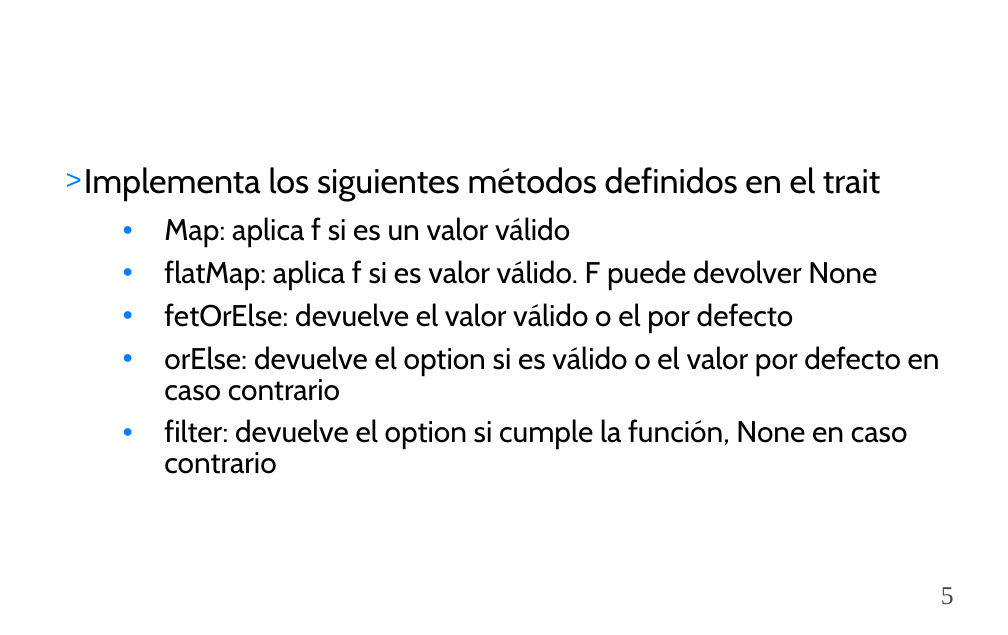
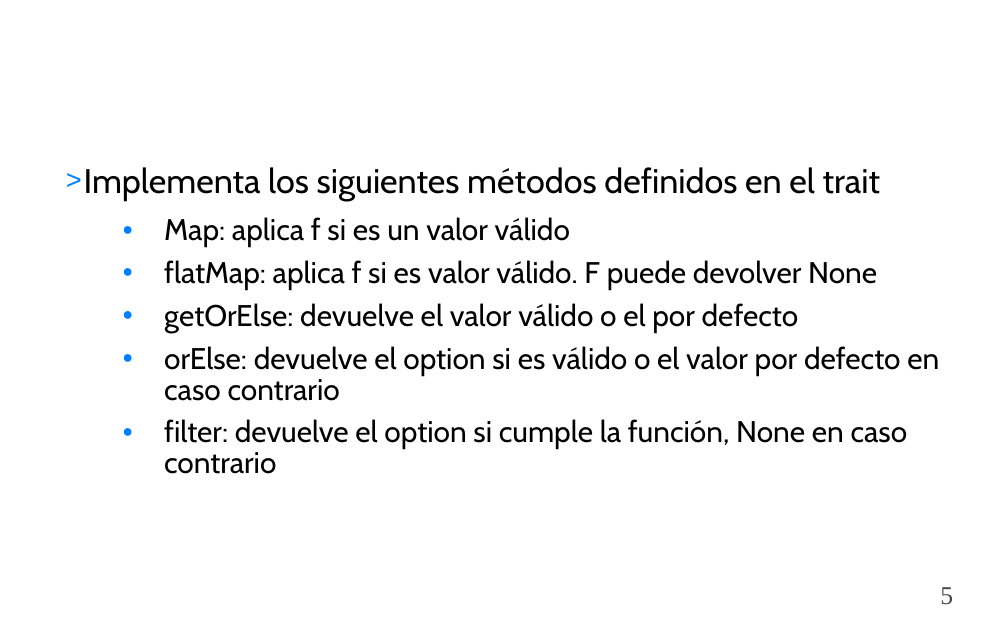
Before and after one commit to togacharls/cursoScala, a slide deck: slide 5 of guiones/ppt/8.Programación Funcional Scala.ppt. Drawn at 1008x635 pixels with LibreOffice and Linux fonts; fonts in the diff are those of the drawing; background and template pictures are left out. Boxes give left, top, right and bottom in pixels: in the first picture for what was removed or moved away, otherwise in the second. Text is boxed around its words. In the diff, an @@ line names an element or a change of style, - is before the commit and + after.

```diff
--- a/guiones/ppt/8.Programación Funcional Scala.ppt
+++ b/guiones/ppt/8.Programación Funcional Scala.ppt
@@ text at [84,167,939,474]: indent changed @@
@@ text at [164,303,799,332]: text changed @@
-  ● fetOrElse: devuelve el valor válido o el por defecto
+  ● getOrElse: devuelve el valor válido o el por defecto
```
Also in this commit, not shown: 13 other slides changed, 9 other files.
